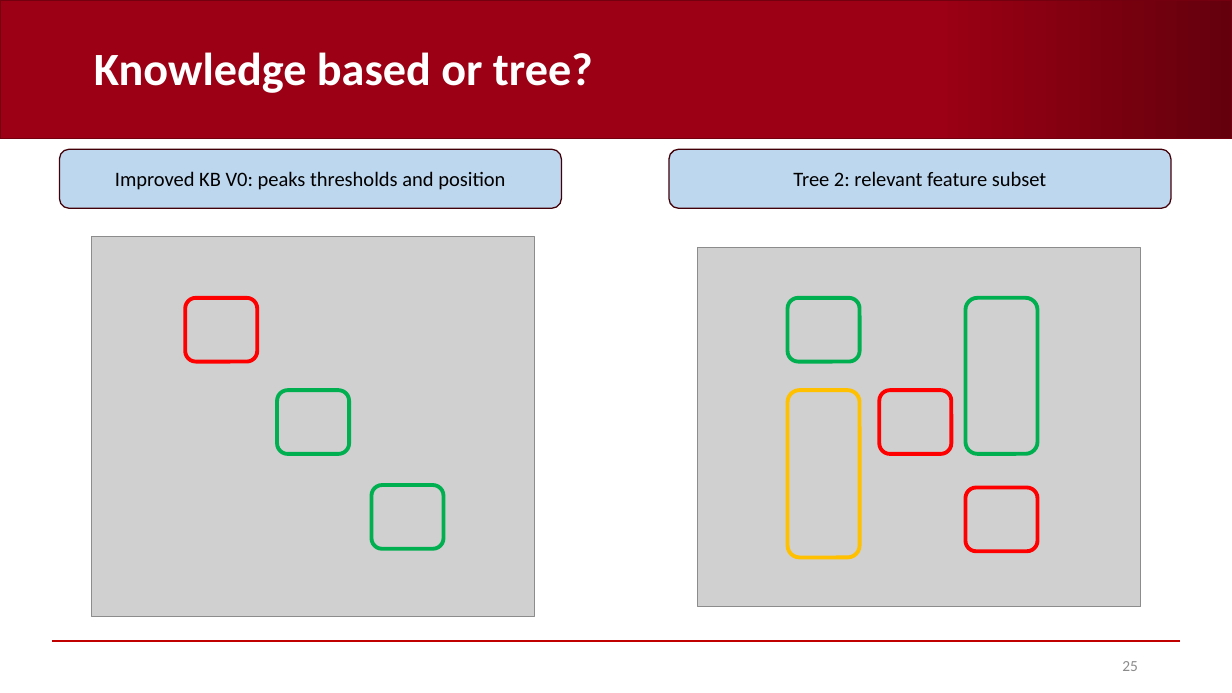
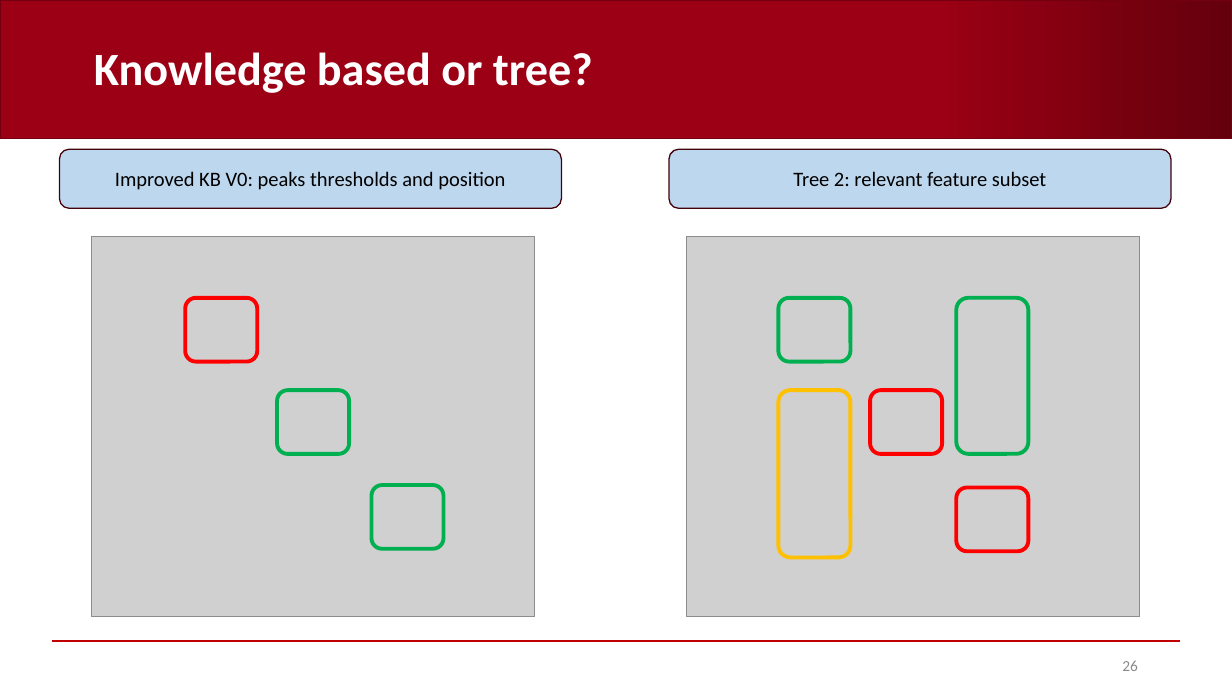
Before and after one commit to AndreaCorrado00/Tesi_magistrale_Corrado_Andrea, a slide deck: slide 26 of Documentation/9. Features and classification results V2.pptx (slide 25 before the commit). Drawn at 1232x693 pixels with LibreOffice and Linux fonts; fonts in the diff are those of the drawing; grey boxes stand for pictures; background and template pictures are left out. Boxes give left, top, right and bottom in pixels: in the first picture for what was removed or moved away, otherwise in the second. Text is boxed around its words. In the diff, an @@ line names an element or a change of style, - is before the commit and + after.

```diff
--- a/Documentation/9. Features and classification results V2.pptx
+++ b/Documentation/9. Features and classification results V2.pptx
@@ picture resized from (x1=698, y1=248, x2=1141, y2=607) to (x1=687, y1=237, x2=1141, y2=616) @@
@@ 5 rounded rectangles moved together from (x1=787, y1=298, x2=1038, y2=557) to (x1=778, y1=298, x2=1029, y2=557) @@
@@ page number at (x1=1122, y1=660, x2=1138, y2=671): text changed @@
-25
+26
```
Also in this commit, not shown: 2 other slides changed, 1 slide added, 20 other files.
